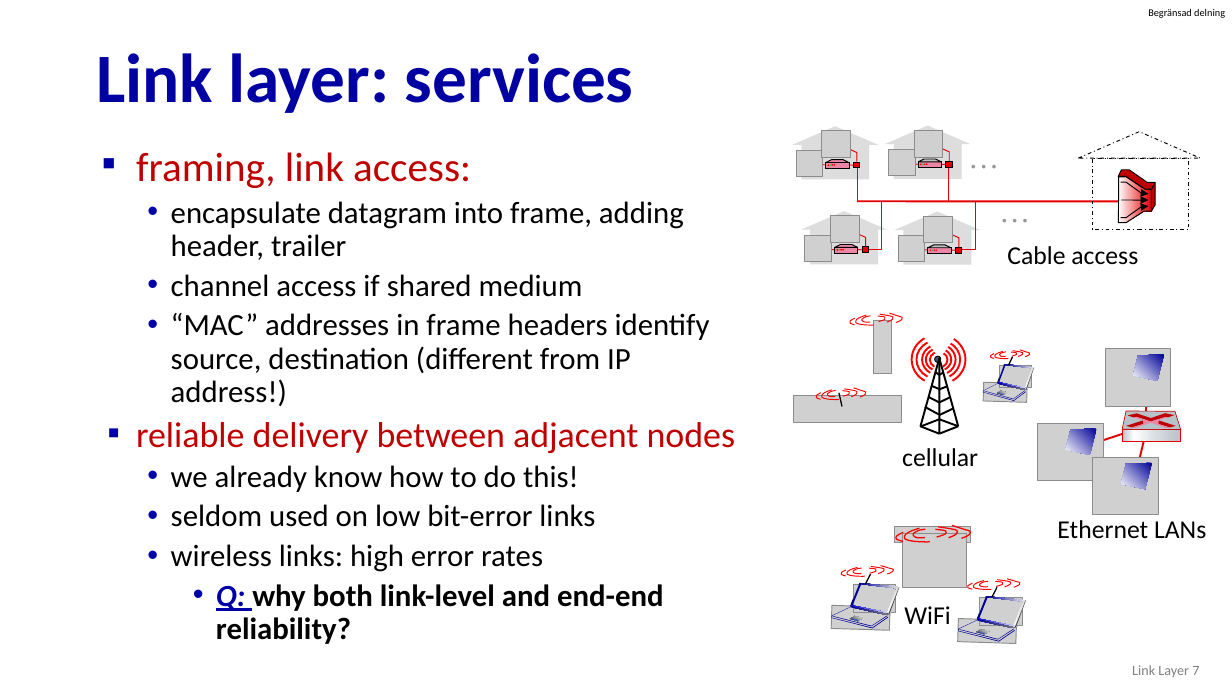
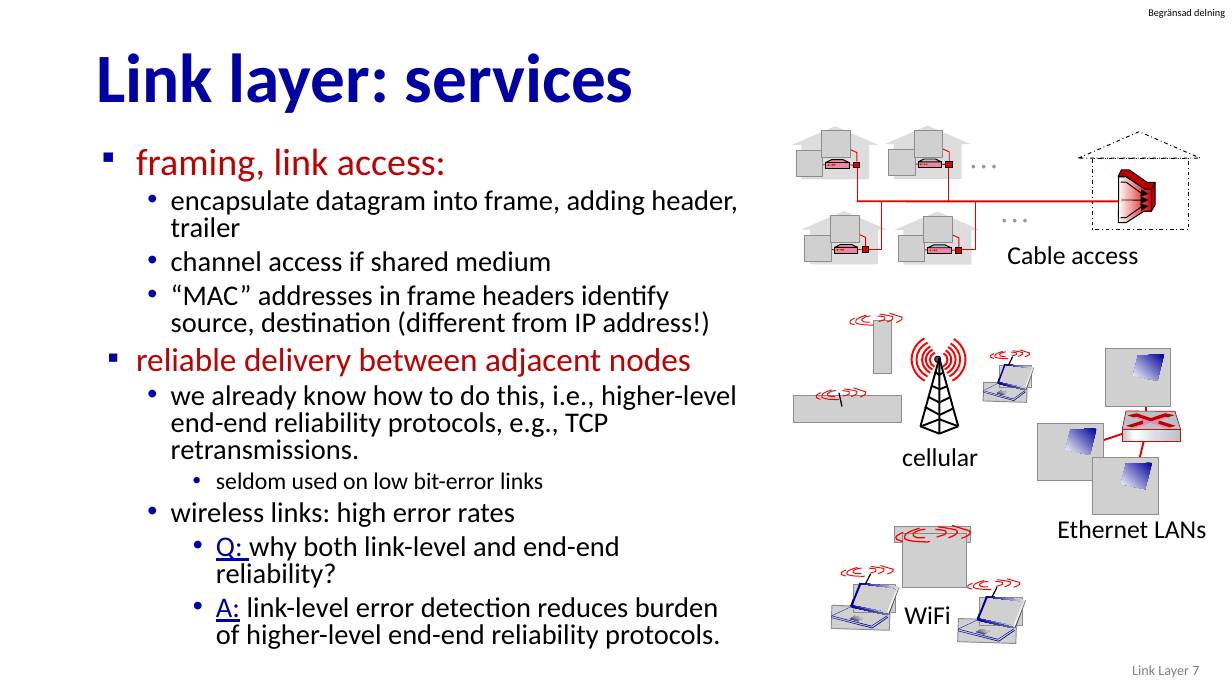
Before and after one commit to guhofstra/CSC175, a slide deck: slide 7 of PPTs/6.1 6.2 Introduction Error-Detection and -Correction Techniques.pptx. Drawn at 1232x693 pixels with LibreOffice and Linux fonts; fonts in the diff are those of the drawing; grey boxes stand for pictures. Boxes give left, top, right and bottom in pixels: in the first picture for what was removed or moved away, otherwise in the second. Text is boxed around its words. In the diff, an @@ line names an element or a change of style, - is before the commit and + after.

```diff
--- a/PPTs/6.1 6.2 Introduction Error-Detection and -Correction Techniques.pptx
+++ b/PPTs/6.1 6.2 Introduction Error-Detection and -Correction Techniques.pptx
@@ text at (136,148,737,588): size 32 to 29.6 pt in "framing, link access:"; size 24 to 22.2 pt in "encapsulate datagram into frame, adding header, trailer", "channel access if shared medium", "“MAC” addresses in frame headers identify source, ...", "wireless links: high error rates" and 1 more places; size 28 to 25.9 pt in "reliable delivery between adjacent nodes"; size 24 to 18.5 pt in "seldom used on low bit-error links"; bold off in "Q: why both link-level and end-end reliability?"; italic off in "Q:"; line spacing 0.75 to 0.65; line spacing 0.9 to 0.8; list level 2 to 3 in "seldom used on low bit-error ..." @@
@@ text at (171,385,737,460): text changed; size 24 to 22.2 pt @@
-  • we already know how to do this!
+  • we already know how to do this, i.e., higher-level end-end reliability protocols, e.g., TCP retransmissions.
@@ text at (216,597,720,649): paragraph added @@
+    • A: link-level error detection reduces burden of higher-level end-end reliability protocols.
```
Also in this commit, not shown: 2 other slides changed, 1 slide added, 6 other files.
